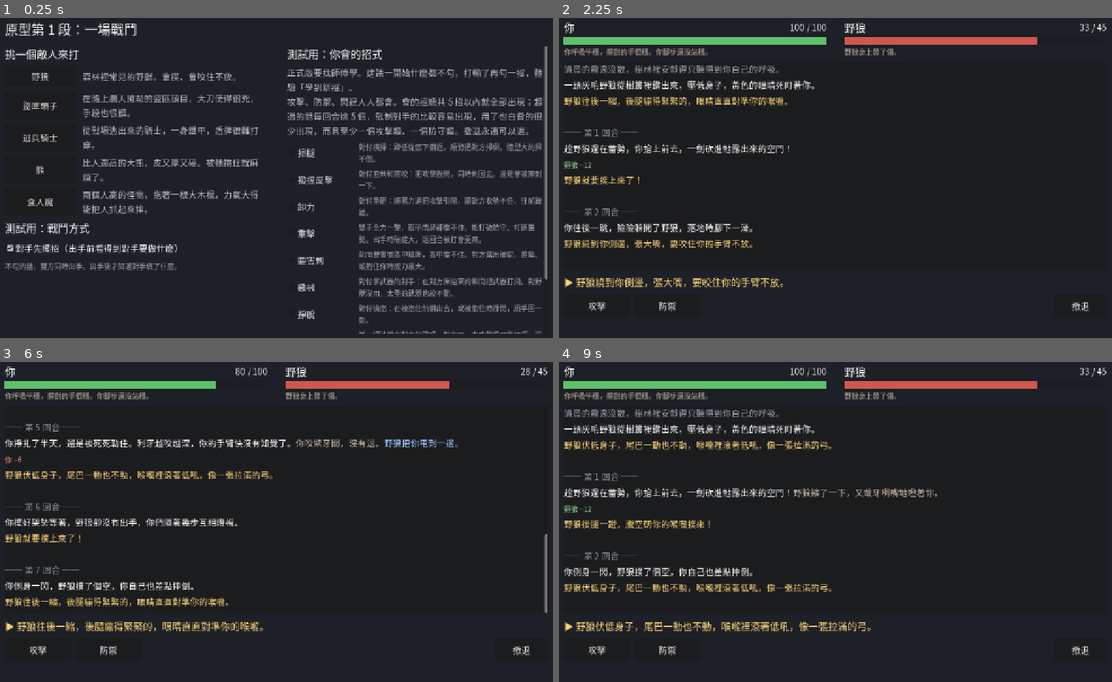
Above: before the commit, frames 1-4 (two rows, left to right).
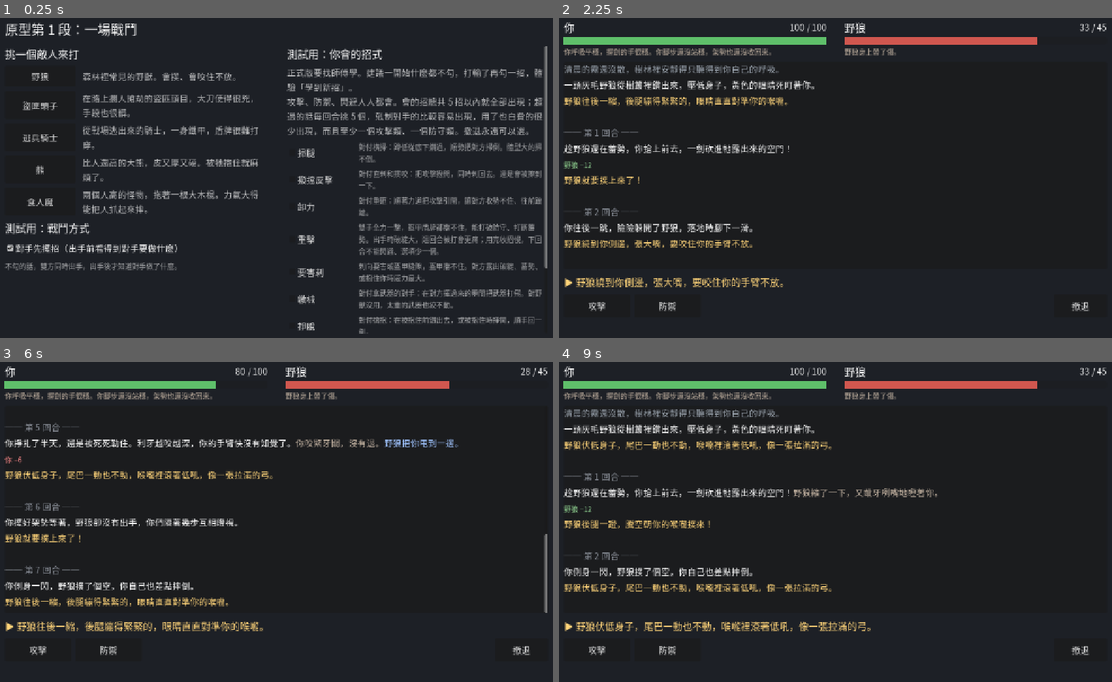
Above: after the commit, the same moments.

Repository: YPY1019/-
Game: Godot game, scene res://main.tscn
The game is run twice, just before and just after one commit, with the same random seed, the same clock (stepped at 60 frames per second) and the same inputs.
Inputs:
- Up to frame 1 (0.25 s): no input
- Up to frame 2 (2.25 s): click "野狼" at 0.5 s; click "攻擊" at 1.25 s; click "閃避" at 2 s
- Up to frame 3 (6 s): click "防禦" at 2.75 s; click "攻擊" at 3.5 s; click "掙扎" at 4.25 s; click "防禦" at 5 s; click "閃避" at 5.75 s
- Up to frame 4 (9 s): click "撤退" at 6.5 s; click "再打一次" at 7.25 s; click "攻擊" at 8 s; click "閃避" at 8.75 s

The runs differ from the first frame. In frame 1, 3.6% of the frame differs, in the area x 53-99%, y 66-99%; in frame 2, 0.2%; in frame 3, 0.2%; in frame 4, 0.2%.

Commit message:
試驗：修正他／牠與不合理描述；重擊用完收招慢；攻擊有搶攻的用處；防禦擋得比較多；模擬加上各招使用率
Co-Authored-By: Claude Opus 5.5 <noreply@anthropic.com>

Diff:
--- a/冒險者模擬/scripts/battle/battle.gd
+++ b/冒險者模擬/scripts/battle/battle.gd
@@ -154,7 +154,7 @@
 			if ally.next_status.has("off_balance"):
 				n -= 1
 				pool.erase("dodge")
-				notes.append("你腳步還沒站穩。")
+				notes.append("你腳步還沒站穩，架勢也還沒收回來。")
 			if ally.next_status.has("blind"):
 				n = mini(n, 1)
 				notes.append("你眼睛進了沙，什麼都看不清楚。")
--- a/冒險者模擬/scripts/battle/combatant.gd
+++ b/冒險者模擬/scripts/battle/combatant.gd
@@ -16,6 +16,8 @@
 var traits: Array = []
 var weapon := ""
 var guard_item := ""
+## 他／牠
+var pron := "牠"
 
 ## 敵人資料（敵人才有）
 var enemy_def := {}
@@ -62,6 +64,7 @@
 	c.traits = d["traits"]
 	c.weapon = d["weapon"]
 	c.guard_item = d["guard"]
+	c.pron = d.get("pron", "牠")
 	c.enemy_def = d
 	return c
 
@@ -75,4 +78,4 @@
 
 
 func fill(text: String) -> String:
-	return text.format({"name": display_name, "weapon": weapon, "guard": guard_item})
+	return text.format({"name": display_name, "pron": pron, "weapon": weapon, "guard": guard_item})
--- a/冒險者模擬/scripts/data/enemy_data.gd
+++ b/冒險者模擬/scripts/data/enemy_data.gd
@@ -44,7 +44,7 @@
 	"wolf": {
 		"name": "野狼",
 		"blurb": "森林裡常見的野獸。會撲、會咬住不放。",
-		"hp": 45, "atk": 12, "armor": "none", "traits": ["beast"],
+		"hp": 45, "atk": 12, "armor": "none", "traits": ["beast"], "pron": "牠",
 		"weapon": "利牙", "guard": "架勢",
 		"scene": ["黃昏的林間小路，落葉被風吹得沙沙作響。", "清晨的霧還沒散，樹林裡安靜得只聽得到你自己的呼吸。"],
 		"start": ["一頭灰毛野狼從樹叢裡鑽出來，壓低身子，黃色的眼睛死盯著你。", "樹叢一陣晃動，一頭瘦骨嶙峋的野狼走了出來，嘴角滴著口水。"],
@@ -73,7 +73,7 @@
 	"bandit_leader": {
 		"name": "盜匪頭子",
 		"blurb": "在路上攔人搶劫的盜匪頭目，大刀使得很兇，手段也很髒。",
-		"hp": 90, "atk": 30, "armor": "light", "traits": ["disarmable"],
+		"hp": 90, "atk": 30, "armor": "light", "traits": ["disarmable"], "pron": "他",
 		"weapon": "大刀", "guard": "架勢",
 		"scene": ["荒涼的山道上，兩邊都是陡峭的岩壁，退無可退。", "官道旁的破廟前，地上還散落著被搶過的行李。"],
 		"start": ["盜匪頭子扛著大刀擋在路中間，咧嘴笑著：「把錢留下，人可以走。」", "盜匪頭子從岩石後面跳出來，大刀在手裡轉了一圈：「識相的就把錢袋扔過來。」"],
@@ -116,7 +116,7 @@
 	"deserter": {
 		"name": "逃兵騎士",
 		"blurb": "從戰場逃出來的騎士，一身鐵甲，盾牌很難打穿。",
-		"hp": 70, "atk": 20, "armor": "heavy", "traits": ["disarmable"],
+		"hp": 70, "atk": 20, "armor": "heavy", "traits": ["disarmable"], "pron": "他",
 		"weapon": "長劍", "guard": "盾牌",
 		"scene": ["戰場邊緣的焦土上，烏鴉在遠處的屍堆上盤旋。", "下著細雨的石橋上，雨水順著橋面往下流。"],
 		"start": ["一個穿著破舊鐵甲的騎士舉起盾牌，一言不發地朝你走來。頭盔的縫隙後面，看不見他的眼睛。"],
@@ -149,7 +149,7 @@
 	"bear": {
 		"name": "熊",
 		"blurb": "比人還高的大熊，皮又厚又硬。被牠抱住就麻煩了。",
-		"hp": 120, "atk": 24, "armor": "light", "traits": ["beast", "big"],
+		"hp": 120, "atk": 24, "armor": "light", "traits": ["beast", "big"], "pron": "牠",
 		"weapon": "熊掌", "guard": "架勢",
 		"scene": ["山洞口的空地，地上散落著動物的骨頭，空氣裡一股腥臭味。", "溪邊的碎石灘，水聲嘩嘩，地上還有被撕碎的魚。"],
 		"start": ["一頭大熊從洞裡鑽了出來，嗅了嗅空氣，轉頭看向你，喉嚨裡發出低沉的呼嚕聲。"],
@@ -194,7 +194,7 @@
 	"ogre": {
 		"name": "食人魔",
 		"blurb": "兩個人高的怪物，拖著一根大木棍。力氣大得能把人抓起來摔。",
-		"hp": 160, "atk": 28, "armor": "none", "traits": ["big"],
+		"hp": 160, "atk": 28, "armor": "none", "traits": ["big"], "pron": "牠",
 		"weapon": "木棍", "guard": "架勢",
 		"scene": ["倒塌的城牆下，到處都是被砸爛的木箱和碎石。", "暴雨中的沼澤邊，泥水沒過了你的腳踝。"],
 		"start": ["地面一陣震動。食人魔拖著一根大木棍從遠處走來，咧開滿是爛牙的嘴，好像看到了晚餐。"],
--- a/冒險者模擬/scripts/data/move_data.gd
+++ b/冒險者模擬/scripts/data/move_data.gd
@@ -16,7 +16,7 @@
 ##   good  true = 這招剋這種類型。比較容易出現在選項裡（高手見招拆招）
 ## vs_big：對體型大的對手用的版本。
 ## self：用完之後自己的狀態（off_balance：下回合不能閃避、選項少一個）。
-## text 每次隨機挑一句。{name} 對手、{weapon} 對手的武器、{guard} 對手的防具。
+## text 每次隨機挑一句。{name} 對手、{pron} 他／牠、{weapon} 對手的武器、{guard} 對手的防具。
 
 ## 人人都會的一般招。跟學來的招放在同一個池子裡，不是永遠都在
 const BASIC := ["attack", "defend", "dodge"]
@@ -39,23 +39,32 @@
 const MOVES := {
 	# ---------- 一般招（不用學） ----------
 	"attack": {
-		"name": "攻擊", "desc": "普通的一劍。對方防守時砍不進去，對方露出破綻時特別痛。",
+		"name": "攻擊", "desc": "普通的一劍，出手快。對方橫掃或直刺時搶先砍到，對方的攻擊會被打歪一點。對方防守時砍不進去。",
 		"default": {"deal": 1.0, "take": 1.0, "hit": true, "text": [
 			"你不躲不閃，迎上去一劍砍向{name}。",
 			"你踏前一步，一劍劈向{name}的肩膀，同時也把自己送進了對方的攻擊裡。",
 			"你咬牙橫劍一掃，劍鋒從{name}身側劃過。",
 		]},
 		"vs": {
+			# 出手快：對方出快攻時搶先砍到，對方的攻擊被打歪一點
+			"sweep": {"deal": 1.0, "take": 0.7, "hit": true, "text": [
+				"你搶在{weapon}掃過來之前，一劍先砍在{name}身上，{pron}的攻擊被你打得歪了一點。",
+				"你不等{name}掃過來，搶先一步出劍，劍鋒先到，{pron}的力道洩了一半。",
+			]},
+			"thrust": {"deal": 1.0, "take": 0.7, "hit": true, "text": [
+				"你搶先一步，劍尖先一步碰到{name}，{pron}衝過來的勢子頓了一下。",
+				"{name}還沒衝到，你的劍已經先砍了過去，{pron}的攻擊偏了幾分。",
+			]},
 			"guard": {"deal": 0.2, "text": [
 				"你一劍砍在{guard}上，「鏘」的一聲，震得你虎口發麻。",
 				"你連砍兩劍，全被{guard}擋了下來，連個缺口都沒砍出來。",
 			]},
 			"opening": {"deal": 1.5, "text": [
 				"你抓住空檔撲上去，一劍狠狠砍在{name}身上。",
-				"{name}還沒回過神，你的劍已經砍進了牠的肩頭。",
+				"{name}還沒回過神，你的劍已經砍進了{pron}的肩頭。",
 			]},
 			"windup": {"deal": 1.2, "text": [
-				"趁{name}還在蓄勢，你搶上前去，一劍砍進牠露出來的空門！",
+				"趁{name}還在蓄勢，你搶上前去，一劍砍進{pron}露出來的空門！",
 			]},
 			"hold": {"deal": 0.5, "take": 1.0, "hit": true, "text": [
 				"你被緊緊勒住，只能用劍柄胡亂往{name}身上砸。",
@@ -70,15 +79,15 @@
 			"你舉劍護住身前，劍尖微微發抖，什麼也沒擋到。",
 		]},
 		"vs": {
-			"sweep": {"deal": 0.4, "take": 0.6, "text": [
+			"sweep": {"deal": 0.4, "take": 0.4, "text": [
 				"你舉劍硬擋，{weapon}重重撞在劍身上，震得你手臂發麻；你借著反震的力道，順手回砍一劍。",
 				"「鏘」的一聲，{weapon}撞在你的劍上，你腳下滑了半步，咬牙撐住，回手就是一劍。",
 			]},
-			"thrust": {"deal": 0.4, "take": 0.5, "text": [
+			"thrust": {"deal": 0.4, "take": 0.3, "text": [
 				"你用劍身一格，{weapon}偏了開去，只在你身上擦出一道血痕；你趁勢回了一劍。",
 				"你及時把{weapon}擋到一邊，衣服被劃破了，你順手往{name}身上削了一劍。",
 			]},
-			"smash": {"take": 0.8, "text": [
+			"smash": {"take": 0.6, "text": [
 				"你舉劍硬接，{weapon}砸下來的力道大得嚇人，你整個人被壓得跪了下去，雙臂快要斷了。",
 				"你架劍去擋，{weapon}壓得你雙腿發抖，劍身被砸得彎了一下。",
 			]},
@@ -133,12 +142,12 @@
 			]},
 			"smash": {"deal": 0.5, "take": 1.2, "text": ["你蹲低身子去掃腿，正好把頭頂送到落下的{weapon}底下。"]},
 			"guard": {"deal": 0.3, "text": ["你一腳掃向{name}的腳，{name}站得穩如磐石，紋風不動。"]},
-			"opening": {"deal": 0.8, "text": ["你一腳踢在{name}的腳上，牠哼了一聲。"]},
+			"opening": {"deal": 0.8, "text": ["你一腳踢在{name}的腳上，{pron}哼了一聲。"]},
 			"windup": {"deal": 0.5, "text": ["你一腳踢在{name}的腳上，{name}晃了晃，還是穩住了架勢。"]},
 		},
 		"vs_big": {
 			"sweep": {"deal": 0.3, "take": 0.5, "text": [
-				"你蹲低身子，{weapon}還是擦過你的背，火辣辣地痛。你一腳掃向{name}的腳——像踢到一棵老樹，牠晃都沒晃。",
+				"你蹲低身子，{weapon}還是擦過你的背，火辣辣地痛。你一腳掃向{name}的腳——像踢到一棵老樹，{pron}晃都沒晃。",
 			]},
 		},
 	},
@@ -152,7 +161,7 @@
 			]},
 			"sweep": {"take": 0.8, "text": ["你想撥開{weapon}，可是橫掃的力道太大，你的劍被整個盪開，攻擊還是落在你身上。"]},
 			"smash": {"take": 1.0, "text": ["你想撥開從頭頂落下的{weapon}，劍一碰上就被硬生生壓了下來。"]},
-			"grab": {"take": 1.0, "hit": true, "text": ["你想撥開{name}，可是牠是整個身體撲上來的，根本撥不動。"]},
+			"grab": {"take": 1.0, "hit": true, "text": ["你想撥開{name}，可是{pron}是整個身體撲上來的，根本撥不動。"]},
 			"trick": {"take": 1.0, "hit": true, "text": ["你出劍去撥，可是來的根本不是兵器。"]},
 			"roar": {"take": 1.0, "hit": true, "text": ["你架好劍準備撥擋，可是聲音撥不開。"]},
 		},
@@ -167,15 +176,16 @@
 			]},
 			"sweep": {"take": 0.5, "text": ["你順著{weapon}的力道一帶，卸掉了一半力道，剩下的還是打在你身上。"]},
 			"thrust": {"take": 0.6, "text": ["你想卸開{weapon}，可是它來得太快太直，只卸掉一點。"]},
-			"grab": {"take": 1.0, "hit": true, "text": ["你想卸開{name}的力道，可是牠是整個撲上來的。"]},
+			"grab": {"take": 1.0, "hit": true, "text": ["你想卸開{name}的力道，可是{pron}是整個撲上來的。"]},
 			"trick": {"take": 1.0, "hit": true, "text": ["你擺出卸力的架勢，可是對方根本沒出力。"]},
 			"roar": {"take": 1.0, "hit": true, "text": ["你擺出卸力的架勢，可是吼聲卸不掉。"]},
 		},
 	},
 	"heavy": {
-		"name": "重擊", "desc": "雙手全力一擊，盔甲盾牌都擋不住，能打破防守、打斷蓄勢。出手時破綻大，這回合被打會更痛。",
+		"name": "重擊", "desc": "雙手全力一擊，盔甲盾牌都擋不住，能打破防守、打斷蓄勢。出手時破綻大，這回合被打會更痛；用完收招慢，下回合不能閃避、選項少一個。",
+		"self": "off_balance",
 		"pierce": true,
-		"default": {"deal": 2.0, "take": 1.5, "hit": true, "text": [
+		"default": {"deal": 1.4, "take": 1.5, "hit": true, "text": [
 			"你雙手舉劍，把全身的力氣都壓了上去，一劍重重劈向{name}——同時也把自己的胸口完全敞開。",
 			"你大喝一聲，一劍劈下，劍鋒深深砍進{name}的身體，可是對方的攻擊也結結實實落在你身上。",
 		]},
@@ -184,7 +194,7 @@
 				"你雙手舉劍全力劈下，「轟」的一聲，連人帶{guard}把{name}劈得倒退好幾步，{guard}被震到一邊。",
 			]},
 			"windup": {"deal": 2.0, "effect": "interrupt", "good": true, "text": [
-				"趁{name}還在蓄勢，你搶先一步全力劈了上去，硬是把牠的動作打斷了！",
+				"趁{name}還在蓄勢，你搶先一步全力劈了上去，硬是把{pron}的動作打斷了！",
 			]},
 			"opening": {"deal": 2.5, "good": true, "text": [
 				"你雙手舉劍，把全身的重量都壓在這一劍上，狠狠劈在{name}身上！",
@@ -192,7 +202,7 @@
 			]},
 		},
 		"vs_big": {
-			"windup": {"deal": 2.0, "text": ["你全力一劍劈在{name}身上，砍出一道深口子——可是牠的動作連停都沒停！"]},
+			"windup": {"deal": 2.0, "text": ["你全力一劍劈在{name}身上，砍出一道深口子——可是{pron}的動作連停都沒停！"]},
 		},
 	},
 	"vital": {
@@ -207,14 +217,14 @@
 				"你的劍尖從縫隙裡鑽了進去，深深刺入{name}的身體。你拔出劍時，帶出一道血箭。",
 			]},
 			"windup": {"deal": 2.0, "good": true, "text": [
-				"{name}高舉雙手蓄勢，腋下全空了。你一步搶進去，劍尖狠狠刺進了那個空門！",
+				"{name}把全身的力氣都蓄在下一擊上，身上的空門全露了出來。你一步搶進去，劍尖狠狠刺了進去！",
 			]},
 			"smash": {"deal": 1.5, "take": 1.0, "hit": true, "text": [
-				"{name}高舉雙手砸下來的瞬間，你一劍刺向牠的腋下——你們同時擊中了對方。",
+				"{name}砸下來的瞬間，你不退反進，迎著{pron}刺出一劍——你們同時擊中了對方。",
 			]},
 			"guard": {"deal": 0.0, "text": ["你刺向{name}的要害，劍尖「叮」的一聲撞在{guard}上，滑了開去。"]},
 			"hold": {"deal": 2.0, "take": 0.5, "effect": "escape", "good": true, "text": [
-				"被抱住時你們貼得最近。你反手握劍，一劍刺進{name}的要害，牠痛得大叫，鬆開了你！",
+				"被抱住時你們貼得最近。你反手握劍，一劍刺進{name}的要害，{pron}痛得大叫，鬆開了你！",
 			]},
 		},
 	},
@@ -229,8 +239,8 @@
 				"你一劍壓住刺來的{weapon}，順勢往上一挑，{weapon}從{name}手裡飛了出去，在空中轉了好幾圈！",
 			], "else": {"take": 1.0, "hit": true, "text": ["你想打掉{name}的武器，可是根本絞不動。"]}},
 			"smash": {"take": 1.0, "hit": true, "text": ["從頭頂砸下來的力道太大，你的劍一碰上就被壓了下去，根本絞不動。"]},
-			"grab": {"take": 1.0, "hit": true, "text": ["你盯著{name}的武器，牠卻直接撲上來抓你。"]},
-			"trick": {"take": 1.0, "hit": true, "text": ["你盯著{name}的武器，沒注意到牠的腳。"]},
+			"grab": {"take": 1.0, "hit": true, "text": ["你盯著{name}的武器，{pron}卻直接撲上來抓你。"]},
+			"trick": {"take": 1.0, "hit": true, "text": ["你盯著{name}的武器，沒注意到{pron}的腳。"]},
 			"roar": {"take": 1.0, "hit": true, "text": ["你盯著{name}，吼聲震得你耳朵發疼。"]},
 		},
 	},
@@ -239,11 +249,11 @@
 		"default": {"take": 1.0, "hit": true, "text": ["你擺出掙脫的架勢，可是{name}根本沒有要抓你。"]},
 		"vs": {
 			"grab": {"deal": 0.5, "take": 0.0, "good": true, "text": [
-				"{name}撲上來的瞬間，你一矮身從牠的手臂底下鑽了出去，轉身就是一劍砍在牠背上。",
+				"{name}撲上來的瞬間，你一矮身閃了出去，轉身就是一劍砍在{pron}背上。",
 			]},
 			"hold": {"deal": 0.5, "take": 0.3, "effect": "escape", "good": true, "text": [
 				"你深吸一口氣，手肘狠狠往後一撞，趁對方吃痛的一瞬間扭身掙開，順手一劍。",
-				"你用頭往後一頂，正中{name}的臉，牠手一鬆，你滾了出來，劍順勢劃過牠的身體。",
+				"你用頭往後一頂，正中{name}的臉，{pron}手一鬆，你滾了出來，劍順勢劃過{pron}的身體。",
 			]},
 			"guard": {"text": ["你擺出掙脫的架勢，{name}只是步步逼近。"]},
 			"opening": {"text": ["你擺出掙脫的架勢，白白錯過了機會。"]},
@@ -256,13 +266,13 @@
 			"你彎腰抓起一把沙土，往{name}臉上狠狠撒去！可是你也沒空躲對方的攻擊。",
 		]},
 		"vs": {
-			"guard": {"effect": "blind", "text": ["你抓起一把沙，從{guard}旁邊撒進了{name}的眼睛，牠罵了一聲，拼命眨眼。"]},
+			"guard": {"effect": "blind", "text": ["你抓起一把沙，從{guard}旁邊撒進了{name}的眼睛，{pron}罵了一聲，拼命眨眼。"]},
 			"opening": {"effect": "blind", "text": ["你趁機抓起一把沙，撒進{name}的眼睛。"]},
-			"windup": {"effect": "blind", "good": true, "text": ["趁{name}還在蓄勢，你抓起一把沙撒進牠的眼睛，牠一下子什麼都看不見了！"]},
+			"windup": {"effect": "blind", "good": true, "text": ["趁{name}還在蓄勢，你抓起一把沙撒進{pron}的眼睛，{pron}一下子什麼都看不見了！"]},
 		},
 	},
 	"shout": {
-		"name": "怒喝", "desc": "對野獸大喝一聲，把牠嚇得退縮。也能壓過對方的吼聲。對人沒什麼用。",
+		"name": "怒喝", "desc": "對野獸大喝一聲，把{pron}嚇得退縮。也能壓過對方的吼聲。對人沒什麼用。",
 		"default": {"take": 1.0, "hit": true, "effect": "scare", "requires": "beast", "text": [
 			"你張開雙臂，用盡全身力氣大喝一聲！{name}嚇得一縮。",
 		], "else": {"take": 1.0, "hit": true, "text": ["你大喝一聲，{name}冷笑一聲，根本不吃這一套。"]}},
@@ -274,17 +284,17 @@
 				"你迎著{name}大喝一聲，{name}嚇得一縮，攻擊只用了一半的力。",
 			], "else": {"take": 1.0, "hit": true, "text": ["你大喝一聲，{name}根本不吃這一套。"]}},
 			"thrust": {"take": 0.6, "effect": "scare", "good": true, "requires": "beast", "text": [
-				"你迎著{name}大喝一聲，牠撲到一半縮了回去，只碰到你一下。",
+				"你迎著{name}大喝一聲，{pron}撲到一半縮了回去，只碰到你一下。",
 			], "else": {"take": 1.0, "hit": true, "text": ["你大喝一聲，{name}根本不吃這一套。"]}},
 			"guard": {"text": ["你大喝一聲，{name}躲在{guard}後面不為所動。"]},
-			# 只有對方出手時嚇得到，不能一直喝住牠
+			# 只有對方出手時嚇得到，不能一直喝住{pron}
 			"opening": {"text": ["你大喝一聲，{name}瞪著你，沒有退。"]},
 			"windup": {"text": ["你大喝一聲，{name}正專心蓄勢，沒理你。"]},
 		},
 	},
 	"combo": {
-		"name": "連環斬", "desc": "一口氣連砍三劍。對方露出破綻時最痛，但砍不穿厚甲。",
-		"default": {"deal": 1.2, "take": 1.0, "hit": true, "text": [
+		"name": "連環斬", "desc": "一口氣連砍三劍，每一劍都不重。對方露出破綻時最痛，平常跟普通攻擊差不多，砍不穿厚甲。",
+		"default": {"deal": 0.9, "take": 1.0, "hit": true, "text": [
 			"你一連砍出三劍，劍光連成一片，可是{name}也同時出手了。",
 		]},
 		"vs": {
--- a/冒險者模擬/scripts/ui/main.gd
+++ b/冒險者模擬/scripts/ui/main.gd
@@ -314,7 +314,7 @@
 	if battle.telegraph:
 		tell_label.text = "▶ " + foe_c.intent["text"]
 	else:
-		tell_label.text = foe_c.fill("▶ 你緊盯著{name}，猜不透牠下一步要做什麼。")
+		tell_label.text = foe_c.fill("▶ 你緊盯著{name}，猜不透{pron}下一步要做什麼。")
 
 	# 選項每回合都不同，重新排按鈕
 	for child in move_row.get_children():
--- a/冒險者模擬/tests/sim.gd
+++ b/冒險者模擬/tests/sim.gd
@@ -7,6 +7,10 @@
 
 const N := 400
 
+## 每招「出現在選項裡」和「被選中」的次數（抓永遠被選、永遠沒人選的招）
+var offered := {}
+var picked := {}
+
 
 func _init() -> void:
 	var setups := [["什麼都不會", []]]
@@ -15,12 +19,15 @@
 	setups.append(["會3招(掃腿撥擋卸力)", ["sweep_kick", "parry", "redirect"]])
 	setups.append(["會6招", ["sweep_kick", "parry", "redirect", "heavy", "vital", "break_free"]])
 	setups.append(["10招全會", MoveData.LEARNABLE])
+	var usage := []
 	for s in setups:
 		var line := "%-12s" % s[0]
 		for id in EnemyData.ORDER:
 			var wins := 0
 			var hp_sum := 0
 			var rounds := 0
+			offered.clear()
+			picked.clear()
 			for i in N:
 				var hero := Adventurer.new()
 				for m in s[1]:
@@ -39,11 +46,18 @@
 			line += " | %s 勝%3d%% 剩%3d 回%4.1f" % [
 				EnemyData.ENEMIES[id]["name"], 100 * wins / N,
 				hp_sum / maxi(1, wins), float(rounds) / N]
+			if s[0] in ["10招全會", "什麼都不會", "只會重擊"]:
+				usage.append("　%s（%s）：%s" % [s[0], EnemyData.ENEMIES[id]["name"], _usage()])
 		print(line)
+	print("各招被選中的比例（選中/出現在選項裡）：")
+	for u in usage:
+		print(u)
 	quit()
 
 
 func _pick(me: Combatant, foe: Combatant) -> String:
+	for id in me.hand:
+		offered[id] = offered.get(id, 0) + 1
 	var best := me.hand[0]
 	var best_score := -INF
 	for id in me.hand:
@@ -53,6 +67,7 @@
 		if score > best_score:
 			best_score = score
 			best = id
+	picked[best] = picked.get(best, 0) + 1
 	return best
 
 
@@ -93,5 +108,12 @@
 		"escape":
 			bonus += 15.0
 	if m.get("self", "") == "off_balance":
-		bonus -= 3.0
+		bonus -= 0.3 * foe.atk  # 下回合不能閃避、選項少一個
 	return deal + bonus - take * foe.atk * power
+
+
+func _usage() -> String:
+	var parts := []
+	for id in offered:
+		parts.append("%s %d%%" % [MoveData.MOVES[id]["name"], 100 * picked.get(id, 0) / offered[id]])
+	return "、".join(parts)
Not shown, changed: GAME_DESIGN.md
